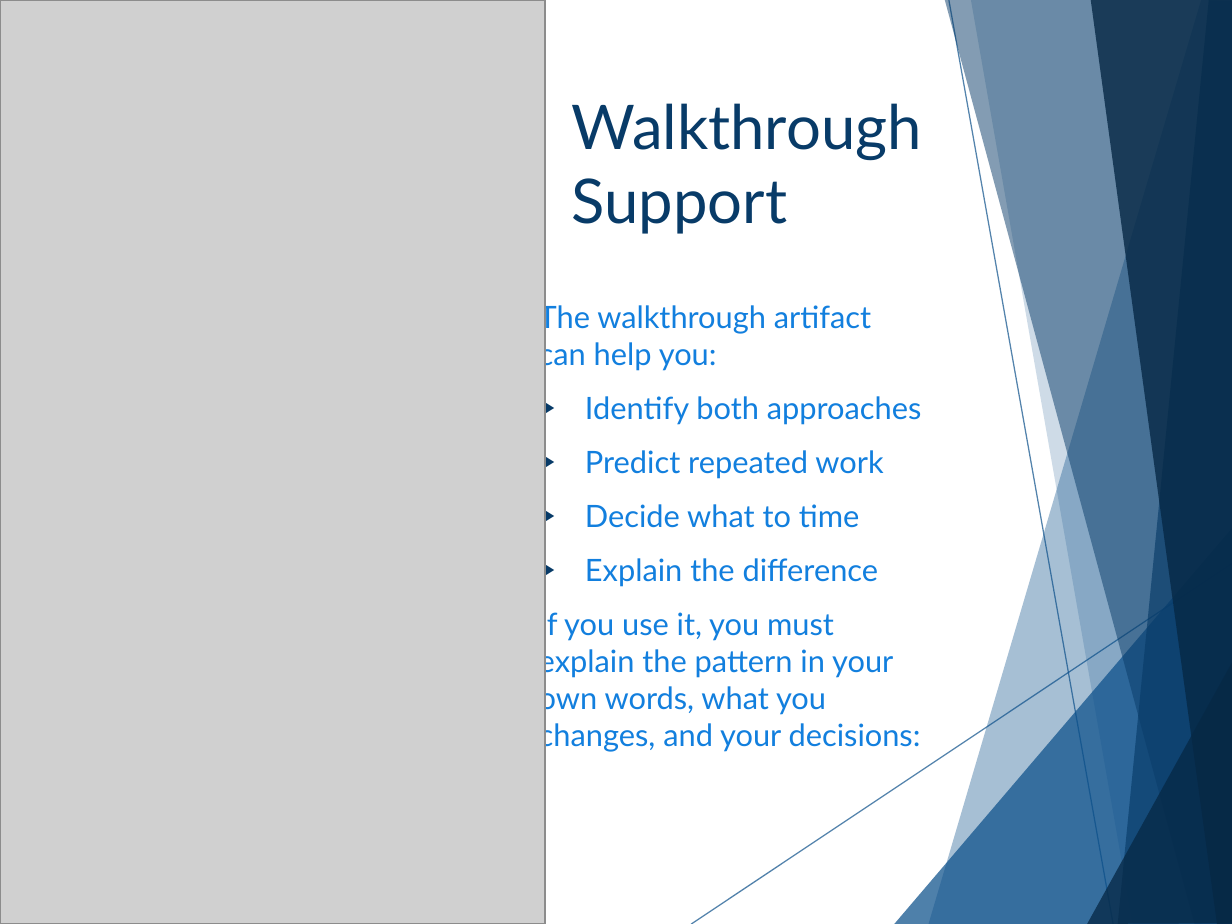
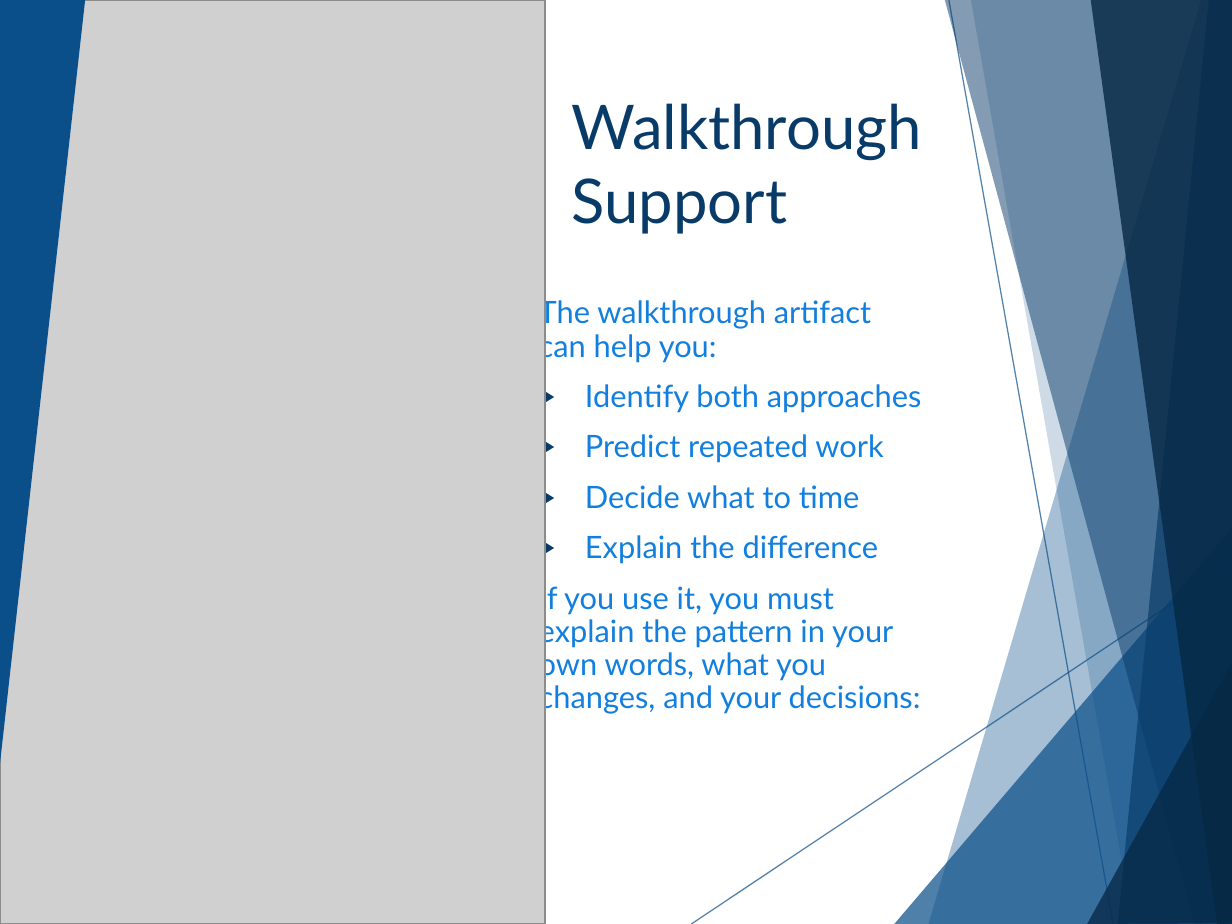
Before and after one commit to cashmy/AAISE_Details, a slide deck: slide 58 of 10-152-119_Intro_To_Algorithms/Lecture_Deck_Sources/Week2_Lecture_Slides.pptx. Drawn at 1232x924 pixels with LibreOffice and Linux fonts; fonts in the diff are those of the drawing; grey boxes stand for pictures; background and template pictures are left out. Boxes give left, top, right and bottom in pixels: in the first picture for what was removed or moved away, otherwise in the second. Text is boxed around its words. In the diff, an @@ line names an element or a change of style, - is before the commit and + after.

Commit message:
119 - Add Alt Text to pptx

```diff
--- a/10-152-119_Intro_To_Algorithms/Lecture_Deck_Sources/Week2_Lecture_Slides.pptx
+++ b/10-152-119_Intro_To_Algorithms/Lecture_Deck_Sources/Week2_Lecture_Slides.pptx
@@ triangle added at [0,0,85,764], fill #0B4F8A @@
@@ text "The walkthrough artifact can help ..." at [539,297,922,715]: line spacing 1 to 0.9 @@
```
Also in this commit, not shown: 4 other slides changed, 8 other files.
